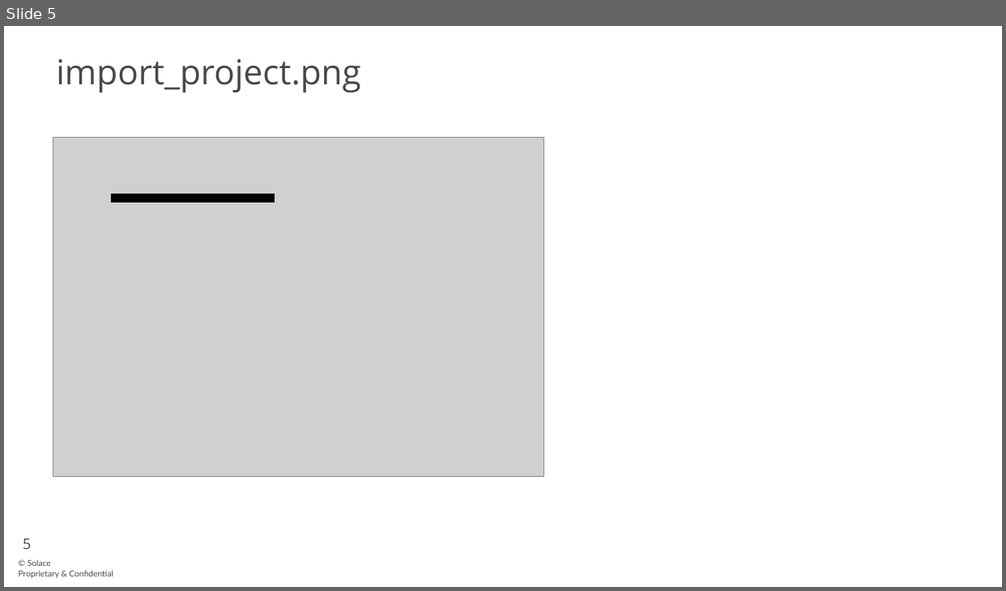
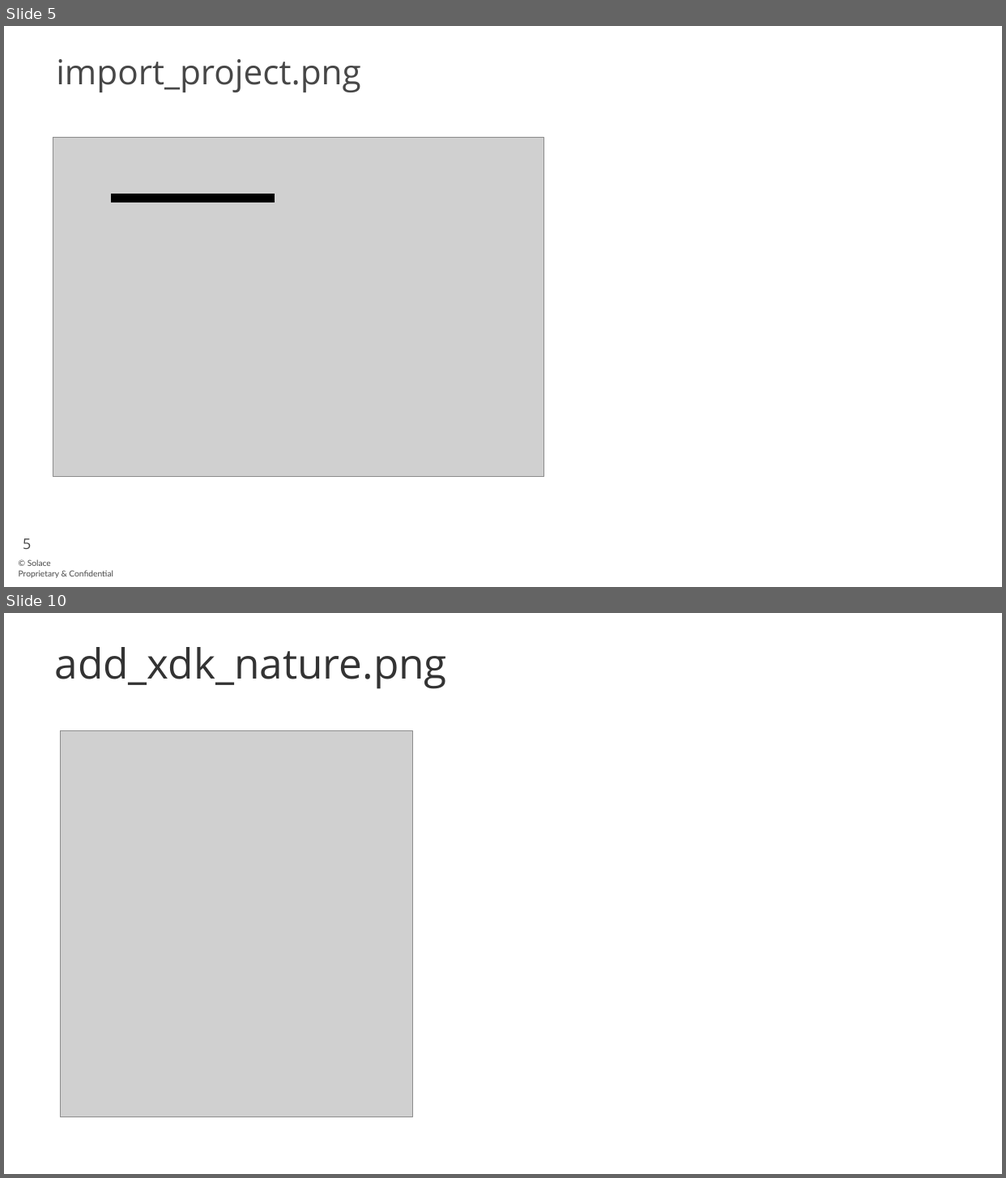
Before and after one commit to solace-iot-team/Bosch-IoT-Showcase, a slide deck: doc/images/Bosch-IoT-Showcase-picture-source.pptx. Shown one above the other, each under a label of ours: slide 5 before the commit, slides 5 and 10 after it; the slides between them are not shown. The pictures are 1006x591 and 1006x1178 pixels, drawn with LibreOffice and Linux fonts; fonts in the diff are those of the drawing; grey boxes stand for pictures; background and template pictures are left out. Boxes give left, top, right and bottom in pixels: in the first picture for what was removed or moved away, otherwise in the second. Text is boxed around its words. In the diff, an @@ line names an element or a change of style, - is before the commit and + after.

```diff
--- a/doc/images/Bosch-IoT-Showcase-picture-source.pptx
+++ b/doc/images/Bosch-IoT-Showcase-picture-source.pptx
@@ slide 10 added at [4,613,1002,1174], background #FFFFFF @@
@@ title added at [55,647,448,689], 80 pt, text #333333 @@
+add_xdk_nature.png
@@ picture added at [60,731,412,1118] @@
```
Also in this commit, not shown: 5 other slides added, 10 other files.
